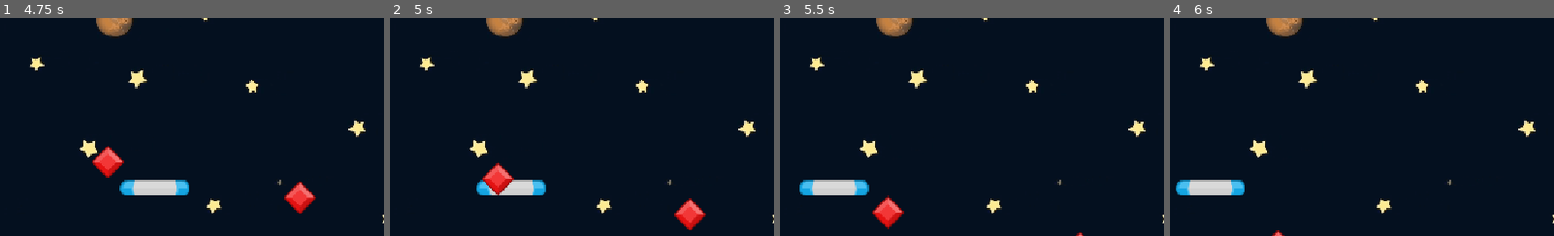
Above: before the commit, frames 1-4 (left to right).
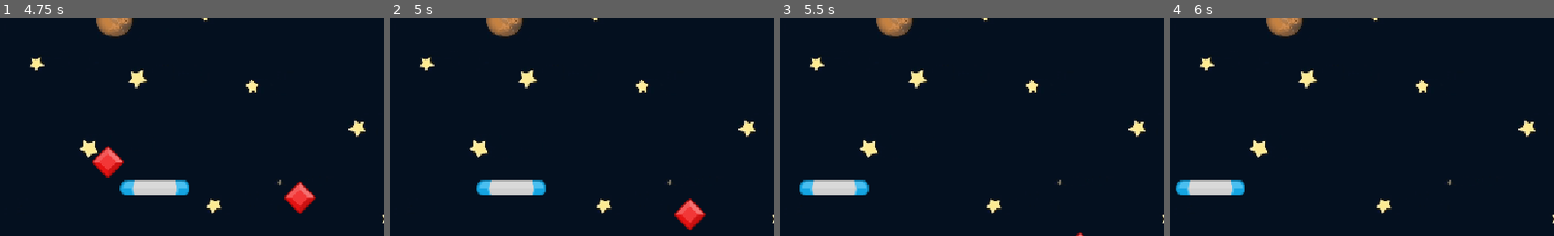
Above: after the commit, the same moments.

Repository: DeltaMonkey/GodotGDScriptGemCatcher
Game: Godot game, scene res://Scenes/Game/Game.tscn
Same seed, same stepped clock (60 frames per second), same inputs: the game is played once before the commit and once after it.
Inputs:
- Up to frame 1 (4.75 s): hold Right (move_right) 0.53-1.28 s; hold Left (move_left) 1.28-2.03 s; hold Right (move_right) 2.03-3.53 s; hold Left (move_left) from 3.53 s (still down)
- Up to frame 2 (5 s): keep holding Left (move_left)
- Up to frame 3 (5.5 s): keep holding Left (move_left)
- Up to frame 4 (6 s): release Left (move_left) at 5.78 s; hold Right (move_right) from 5.78 s (still down)
The pictures show only the part of the screen within x 33-83%, y 50-100%; the shares and areas given below are measured in that part.

Frame 1 is identical in both runs. In frame 2, 0.7% of the frame differs, in the area x 23-33%, y 66-82%; in frame 3, 0.7%, in the area x 23-33%, y 81-97%; in frame 4, less than 0.1%.

Commit message:
paddle signal logic and queue_free gems

Diff:
--- /dev/null
+++ b/Scenes/Game/Game.gd
@@ -0,0 +1,4 @@
+extends Node2D
+
+func _on_paddle_area_entered(area: Area2D) -> void:
+	print("Collision ", area)
--- a/Scenes/Game/Game.tscn
+++ b/Scenes/Game/Game.tscn
@@ -1,10 +1,12 @@
-[gd_scene load_steps=4 format=3 uid="uid://dpisj8vnqrjyh"]
+[gd_scene load_steps=5 format=3 uid="uid://dpisj8vnqrjyh"]
 
+[ext_resource type="Script" uid="uid://bfej60xhfraqs" path="res://Scenes/Game/Game.gd" id="1_ln2h6"]
 [ext_resource type="Texture2D" uid="uid://c18f4c22h4jnq" path="res://Assets/GameBg.png" id="1_rdw05"]
 [ext_resource type="PackedScene" uid="uid://b6rj8fnml0baw" path="res://Scenes/Paddle/Paddle.tscn" id="2_gwu2e"]
 [ext_resource type="PackedScene" uid="uid://bni7xycytuwpa" path="res://Scenes/Gem/Gem.tscn" id="3_xbxml"]
 
 [node name="Game" type="Node2D"]
+script = ExtResource("1_ln2h6")
 
 [node name="Sprite2D" type="Sprite2D" parent="."]
 position = Vector2(586, 330)
@@ -22,3 +24,5 @@
 
 [node name="Gem3" parent="." instance=ExtResource("3_xbxml")]
 position = Vector2(827, 92)
+
+[connection signal="area_entered" from="Paddle" to="." method="_on_paddle_area_entered"]
--- a/Scenes/Gem/Gem.gd
+++ b/Scenes/Gem/Gem.gd
@@ -13,5 +13,12 @@
 
 	if global_position.y >= get_viewport_rect().end.y:
 		print("Gem falls off")
-		set_process(false)
-		queue_free()
+		die()
+
+func die() -> void:
+	set_process(false)
+	queue_free()
+
+func _on_area_entered(area: Area2D) -> void:
+	print("Gem hits paddle")
+	die()
--- a/Scenes/Gem/Gem.tscn
+++ b/Scenes/Gem/Gem.tscn
@@ -18,3 +18,5 @@
 rotation = 0.7853982
 scale = Vector2(0.9999999, 0.9999999)
 shape = SubResource("RectangleShape2D_pm03b")
+
+[connection signal="area_entered" from="." to="." method="_on_area_entered"]
--- a/Scenes/Paddle/Paddle.gd
+++ b/Scenes/Paddle/Paddle.gd
@@ -22,3 +22,6 @@
 		get_viewport_rect().position.x,
 		get_viewport_rect().end.x
 	)
+
+func _on_area_entered(area: Area2D) -> void:
+	print("_on_area_entered from Paddle Definition")
--- a/Scenes/Paddle/Paddle.tscn
+++ b/Scenes/Paddle/Paddle.tscn
@@ -16,3 +16,5 @@
 [node name="CollisionShape2D" type="CollisionShape2D" parent="."]
 rotation = 1.5707964
 shape = SubResource("CapsuleShape2D_wuola")
+
+[connection signal="area_entered" from="." to="." method="_on_area_entered"]
Not shown, added: Scenes/Game/Game.gd.uid
